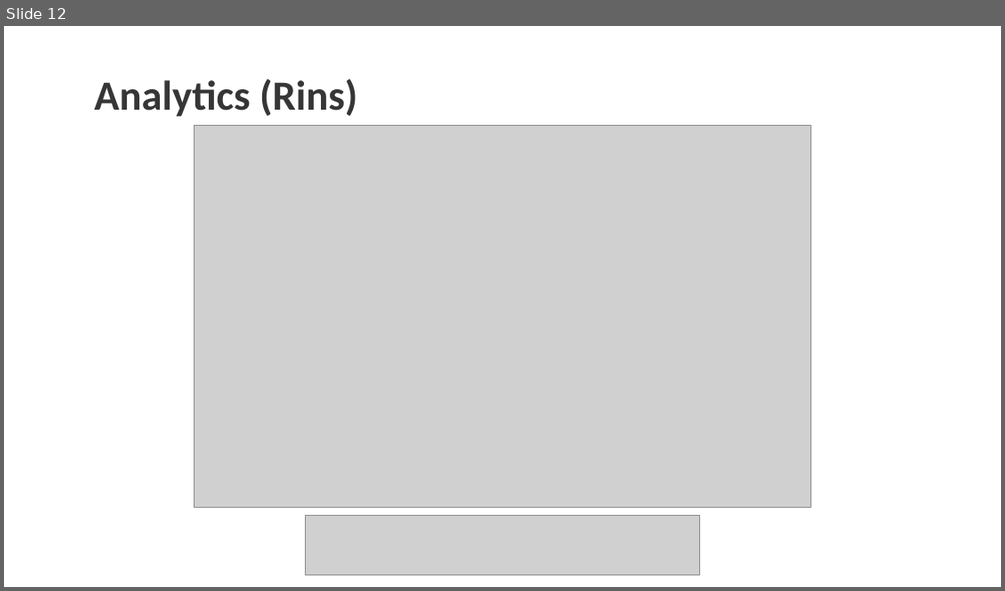
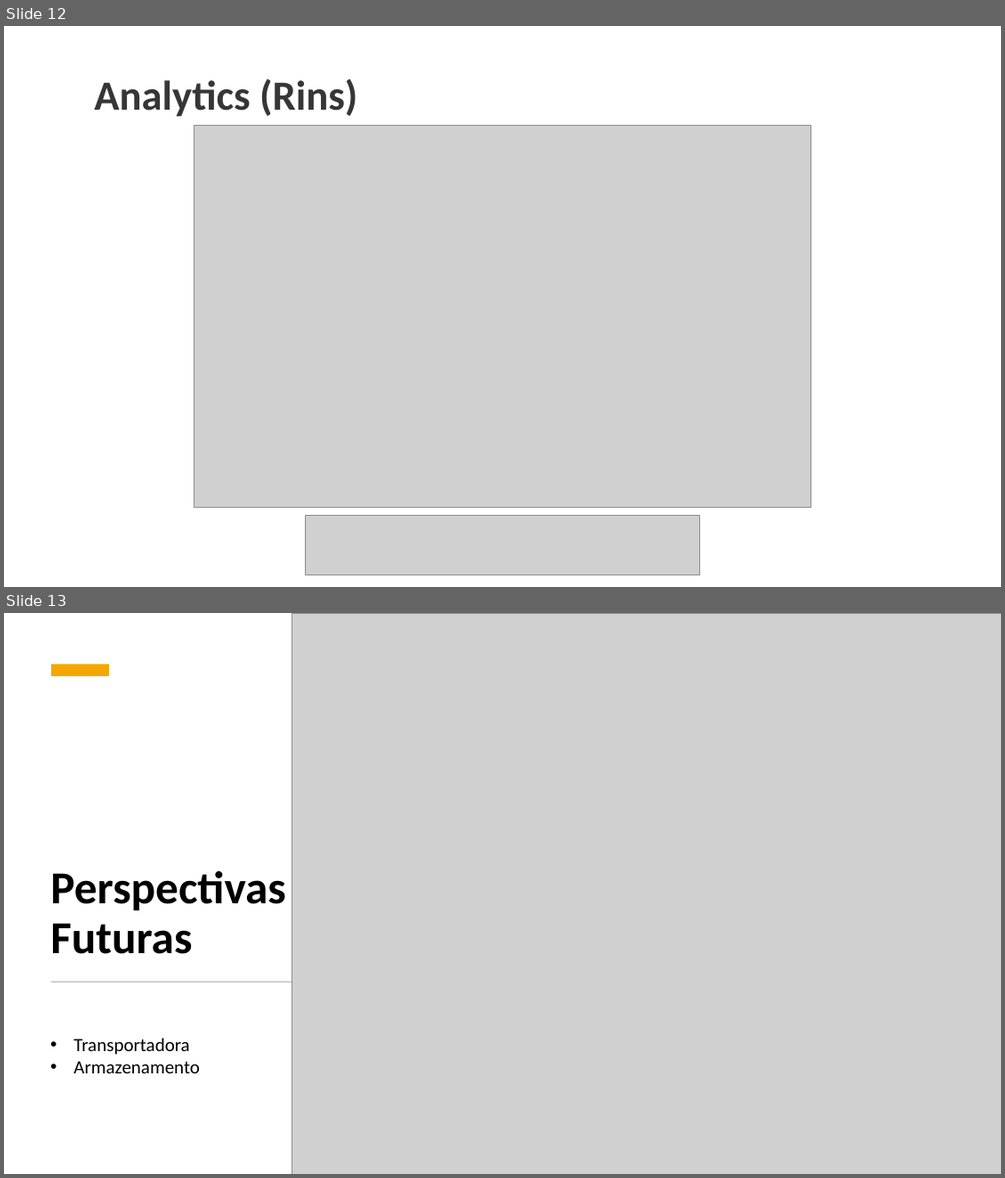
Before and after one commit to BandTec/Cyberlife, a slide deck: Slides/Apresentação.pptx. Shown one above the other, each under a label of ours: slide 12 before the commit, slides 12 and 13 after it. The pictures are 1005x591 and 1005x1178 pixels, drawn with LibreOffice and Linux fonts; fonts in the diff are those of the drawing; grey boxes stand for pictures. Boxes give left, top, right and bottom in pixels: in the first picture for what was removed or moved away, otherwise in the second. Text is boxed around its words. In the diff, an @@ line names an element or a change of style, - is before the commit and + after.

Commit message:
slide

```diff
--- a/Slides/Apresentação.pptx
+++ b/Slides/Apresentação.pptx
@@ slide 13 added at [4,613,1001,1174], background #FFFFFF @@
@@ picture added at [291,613,1001,1174] @@
@@ rectangle added at [51,665,109,676], fill #F5A700 @@
@@ title added at [50,871,285,954], 44 pt, text #000000, bold @@
+Perspectivas Futuras
@@ rectangle added at [51,981,954,982], fill #C9C9C9 @@
@@ text added at [73,1038,200,1073], 18 pt, text #000000 @@
+• Transportadora
+• Armazenamento
```
